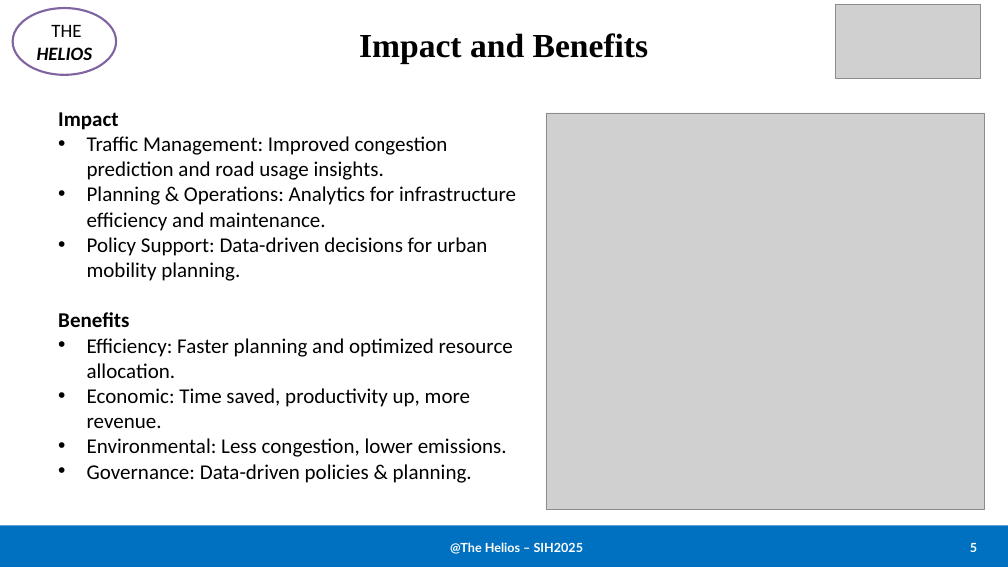
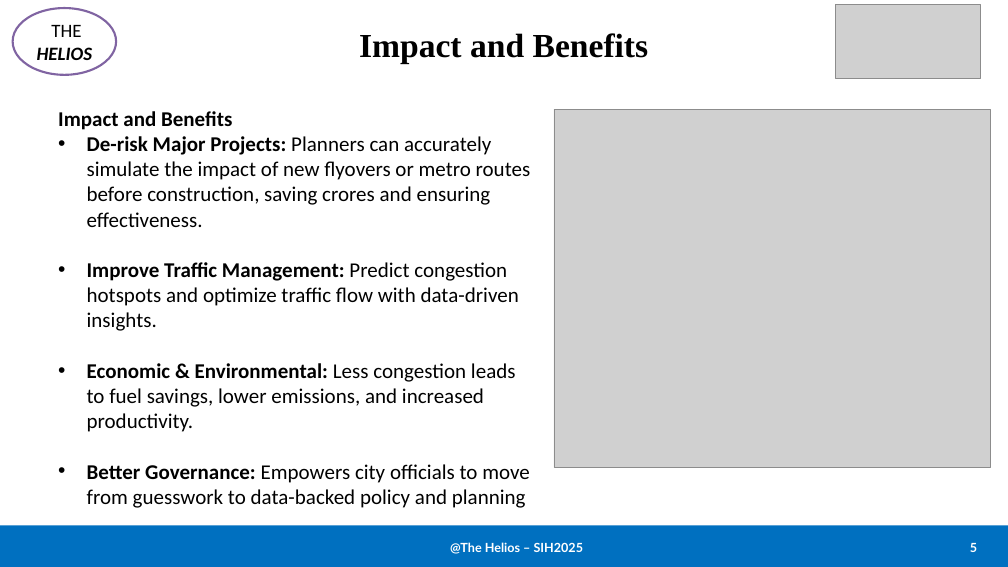
Before and after one commit to vrushal09/URBaNS, a slide deck: slide 5 of Docs/Helios_URBaNS.pptx. Drawn at 1008x567 pixels with LibreOffice and Linux fonts; fonts in the diff are those of the drawing; grey boxes stand for pictures. Boxes give left, top, right and bottom in pixels: in the first picture for what was removed or moved away, otherwise in the second. Text is boxed around its words. In the diff, an @@ line names an element or a change of style, - is before the commit and + after.

Commit message:
Updated ppt

```diff
--- a/Docs/Helios_URBaNS.pptx
+++ b/Docs/Helios_URBaNS.pptx
@@ text at [58, 111, 531, 508]: text changed @@
-Impact
-• Traffic Management: Improved congestion prediction and road usage insights.
-• Planning & Operations: Analytics for infrastructure efficiency and maintenance.
-• Policy Support: Data-driven decisions for urban mobility planning.
-Benefits
-• Efficiency: Faster planning and optimized resource allocation.
-• Economic: Time saved, productivity up, more revenue.
-• Environmental: Less congestion, lower emissions.
-• Governance: Data-driven policies & planning.
+Impact and Benefits
+• De-risk Major Projects: Planners can accurately simulate the impact of new flyovers or metro routes before construction, saving crores and ensuring effectiveness.
+• Improve Traffic Management: Predict congestion hotspots and optimize traffic flow with data-driven insights.
+• Economic & Environmental: Less congestion leads to fuel savings, lower emissions, and increased productivity.
+• Better Governance: Empowers city officials to move from guesswork to data-backed policy and planning
@@ picture: place and size @@
-picture at [546, 113, 985, 510]
+picture at [554, 109, 991, 467]
```
Also in this commit, not shown: 4 other slides changed.
